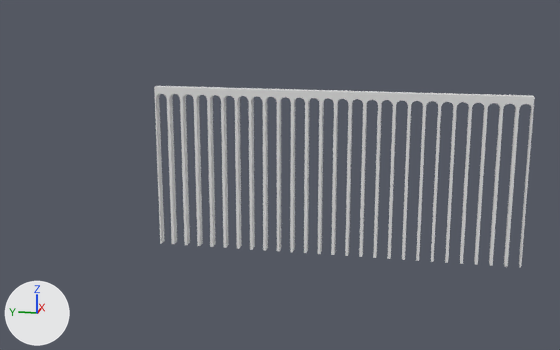
The Blender file assets/models/arch.blend: old version first, new version second.
One viewpoint serves both versions: a camera (50 mm lens) standing at (-507.0, 56.0, 131.0) and looking at (1.0, 158.0, 4.0). Arrows for +X, +Y and +Z are at lower left; the lights stay in place. The first picture is the older version.

Objects in the first picture: 'Cube-col'.
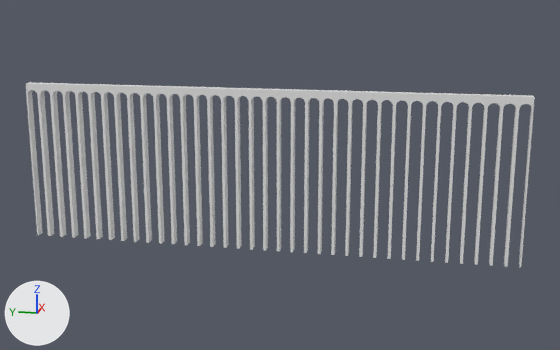
Location of each change, [x1, y1, x2, y2] in pixels of the pictures (560 x 350 px):
'Cube-col', modifiers changed (34% wider)
    before: [154, 86, 535, 268]
    after: [26, 82, 535, 268]

The change, as a list of edits to the scene's bpy script:
```text
Change ob_cube_col:
    where _m = ob_cube_col.modifiers.new('Array', 'ARRAY')
    _m.count: 26 -> 36
```
